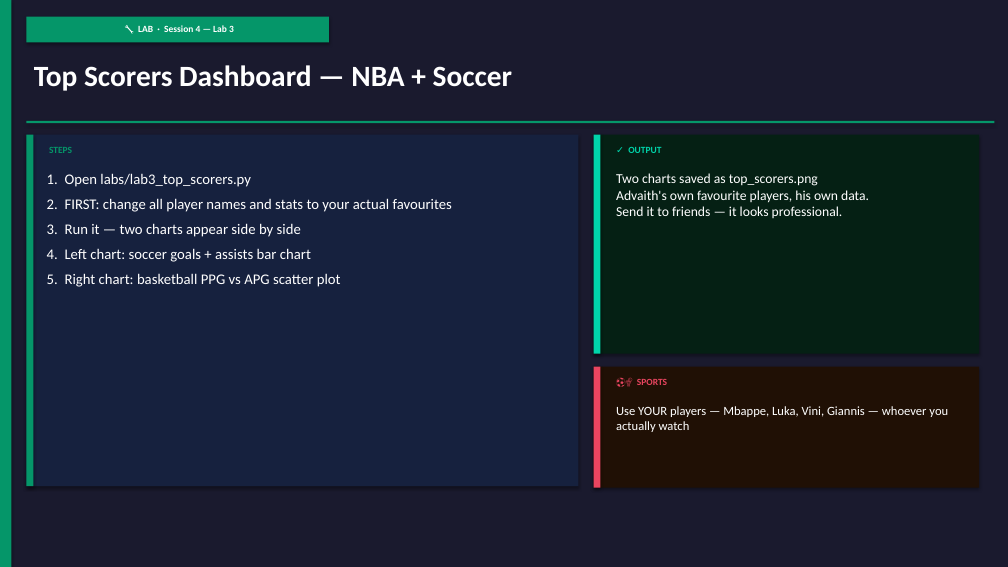
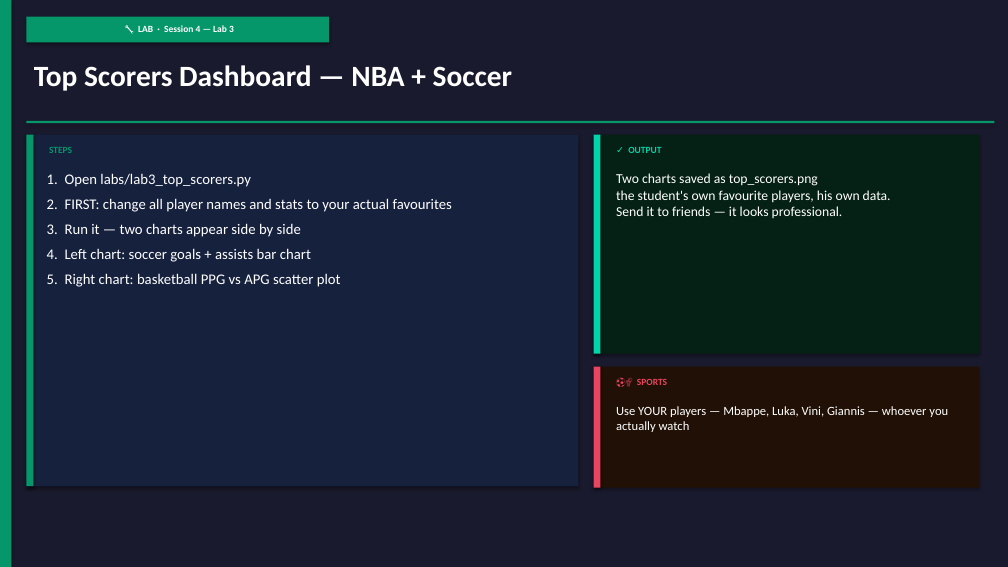
Before and after one commit to SreeGD/jumpstartm_c, a slide deck: slide 45 of curriculum_advaith.pptx. Drawn at 1008x567 pixels with LibreOffice and Linux fonts; fonts in the diff are those of the drawing. Boxes give left, top, right and bottom in pixels: in the first picture for what was removed or moved away, otherwise in the second. Text is boxed around its words. In the diff, an @@ line names an element or a change of style, - is before the commit and + after.

```diff
--- a/curriculum_advaith.pptx
+++ b/curriculum_advaith.pptx
@@ text at (616, 173, 891, 218): text changed @@
-Two charts saved as top_scorers.png
-Advaith's own favourite players, his own data.
-Send it to friends — it looks professional.
+Two charts saved as top_scorers.png
+the student's own favourite players, his own data.
+Send it to friends — it looks professional.
```
Also in this commit, not shown: 24 other slides changed, 35 other files.
